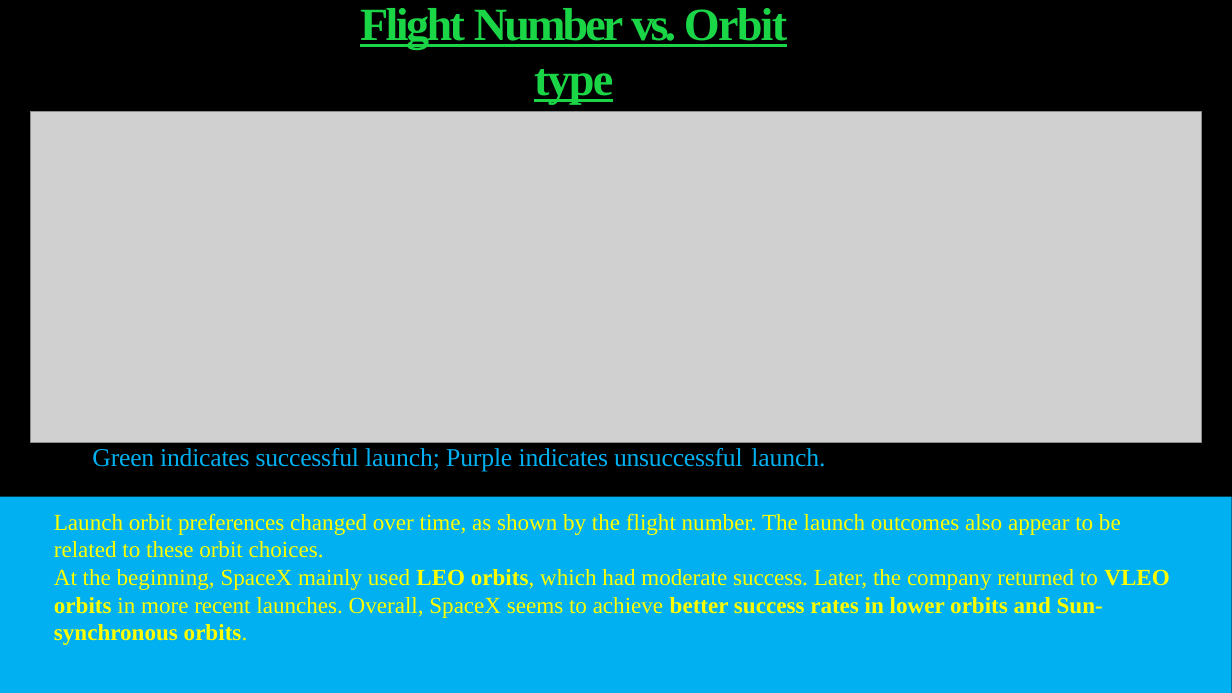
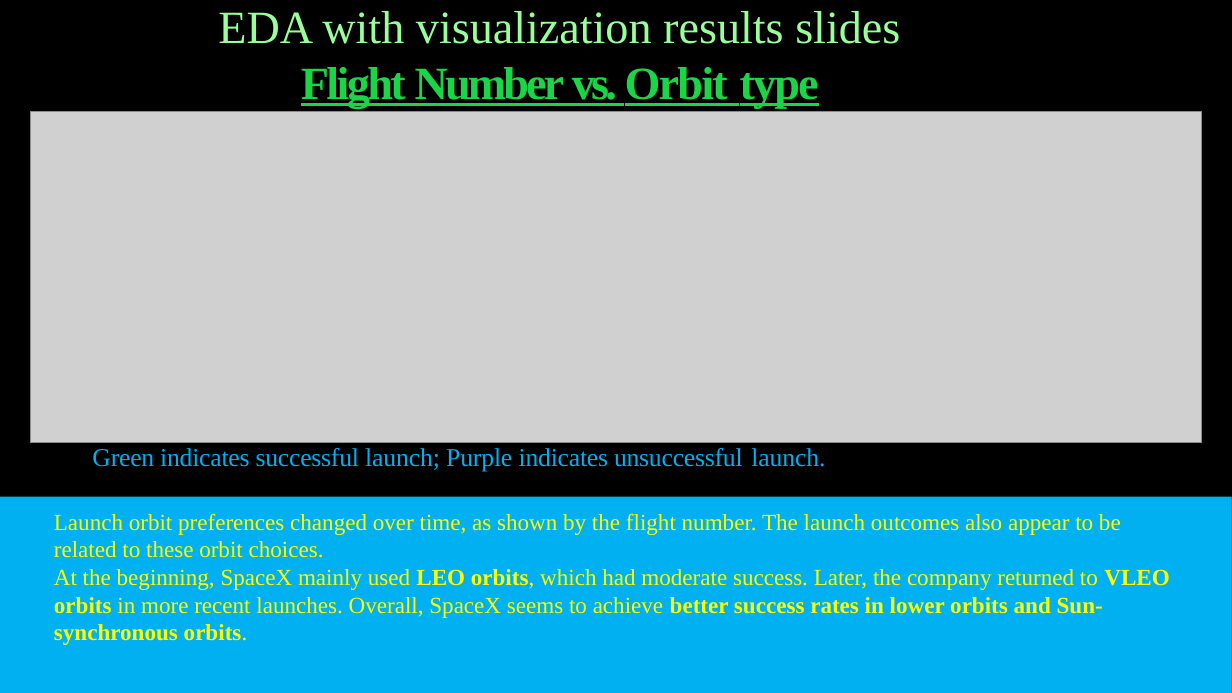
Before and after one commit to thayhiepth/Applied_Data_Science_Capstone, a slide deck: slide 18 of Data Science Capstone Project.pptx (slide 21 before the commit). Drawn at 1232x693 pixels with LibreOffice and Linux fonts; fonts in the diff are those of the drawing; grey boxes stand for pictures. Boxes give left, top, right and bottom in pixels: in the first picture for what was removed or moved away, otherwise in the second. Text is boxed around its words. In the diff, an @@ line names an element or a change of style, - is before the commit and + after.

```diff
--- a/Data Science Capstone Project.pptx
+++ b/Data Science Capstone Project.pptx
@@ title at [218, 11, 900, 108]: text changed; text colour #1AD647 to #99FF99; bold off @@
-Flight Number vs. Orbit type
+EDA with visualization results slides
+Flight Number vs. Orbit type
```
Also in this commit, not shown: 36 other slides changed, 3 slides added, 4 slides removed, 1 other file.
